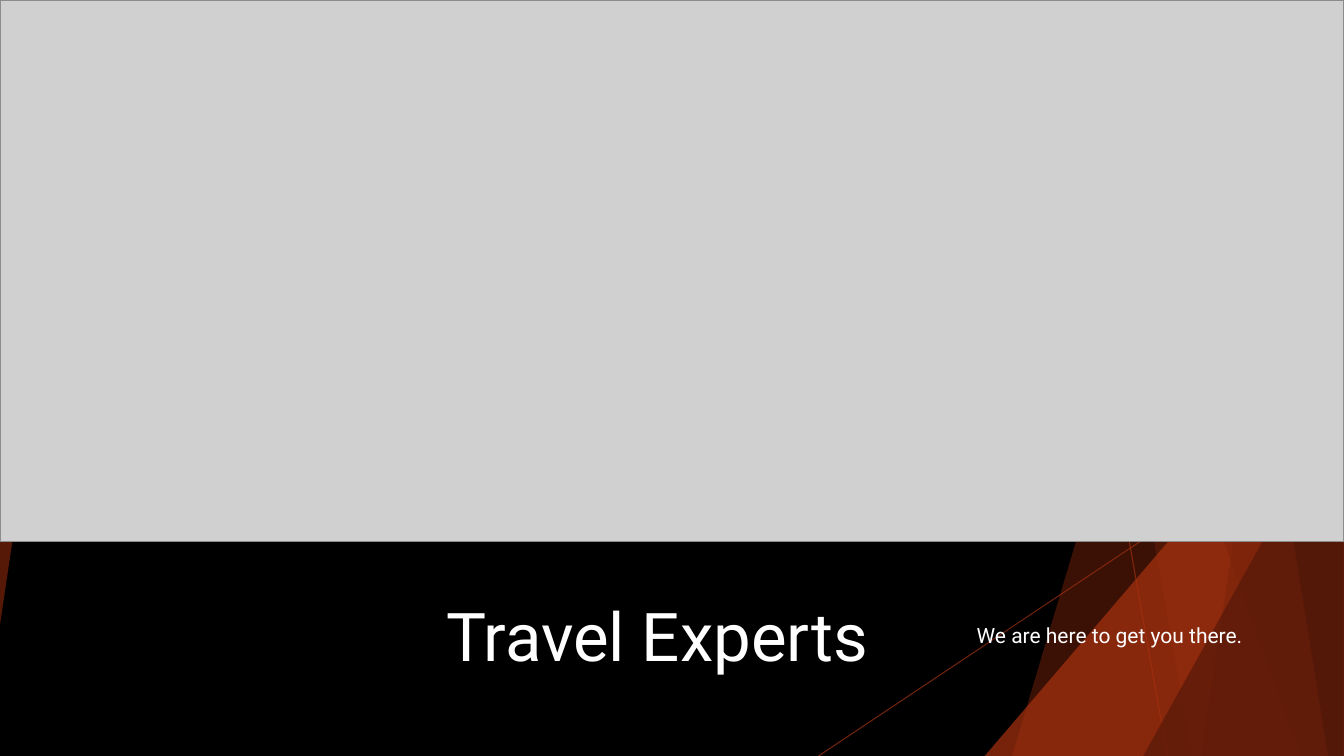
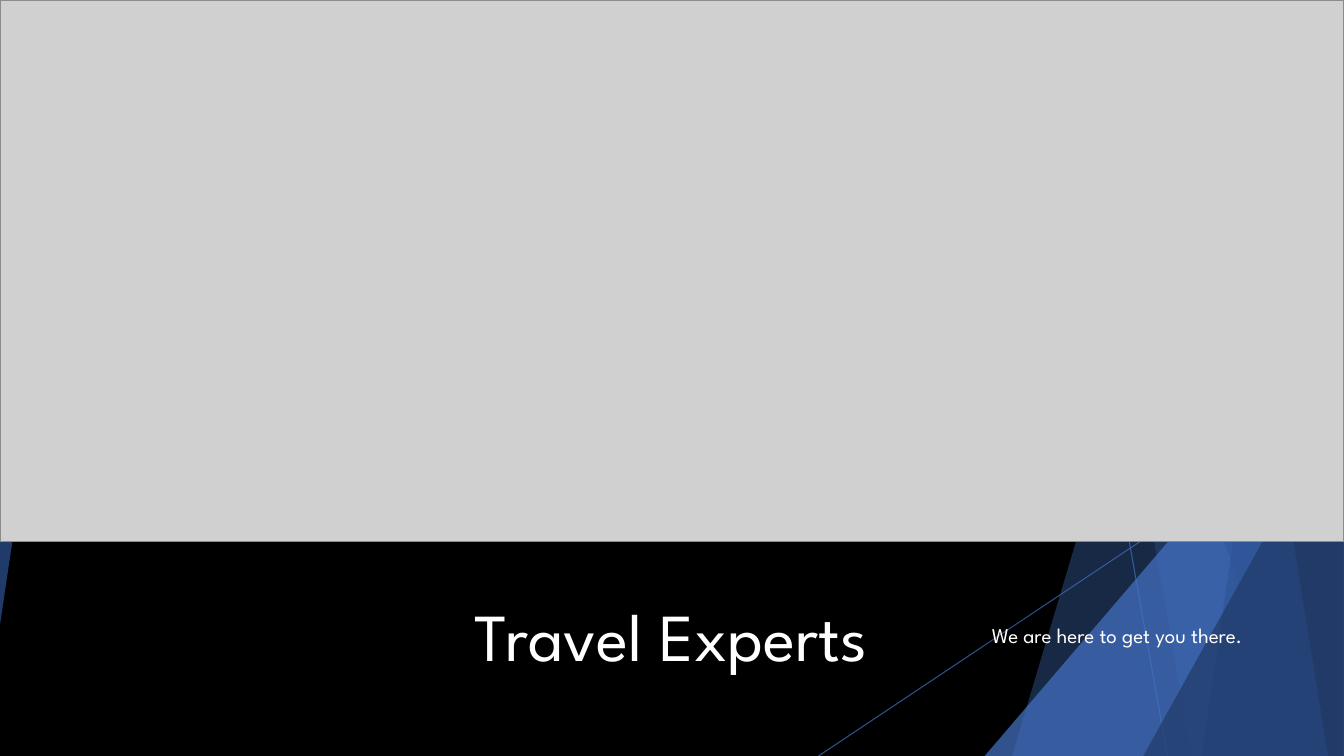
Before and after one commit to mbublitz1/TravelExperts, a slide deck: slide 1 of proposal.pptx. Drawn at 1344x756 pixels with LibreOffice and Linux fonts; fonts in the diff are those of the drawing; grey boxes stand for pictures. Boxes give left, top, right and bottom in pixels: in the first picture for what was removed or moved away, otherwise in the second. Text is boxed around its words. In the diff, an @@ line names an element or a change of style, - is before the commit and + after.

```diff
--- a/proposal.pptx
+++ b/proposal.pptx
@@ triangle at (0,0,93,625): fill #7C240B at 70% opacity to #2F5597 at 70% opacity @@
@@ freeform shape at (1012,0,1344,756): fill #A5300F at 36% opacity to #4472C4 at 36% opacity @@
@@ freeform shape at (1029,0,1344,756): fill #7C240B at 50% opacity to #2F5597 at 50% opacity @@
@@ line (1033, 0) - (1168, 756): stroke #A5300F 0.75 pt to #4472C4 0.75 pt @@
@@ freeform shape at (1059,0,1344,756): fill #A5300F at 20% opacity to #4472C4 at 20% opacity @@
@@ freeform shape at (1202,0,1344,756): fill #7C240B at 70% opacity to #2F5597 at 70% opacity @@
@@ freeform shape at (1206,0,1344,756): fill #521808 at 80% opacity to #203864 at 80% opacity @@
@@ triangle at (985,336,1344,756): fill #A5300F at 72% opacity to #4472C4 at 72% opacity @@
@@ line (1344, 406) - (819, 756): stroke #A5300F 0.75 pt to #4472C4 0.75 pt @@
@@ triangle at (1143,396,1344,756): fill #521808 at 66% opacity to #203864 at 66% opacity @@
@@ title "Travel Experts" at (475,614,868,675): font Roboto to League Spartan @@
@@ subtitle "We are here to get ..." at (992,622,1242,649): font Roboto to League Spartan @@
```
Also in this commit, not shown: 2 other slides changed, 2 slides added, 3 other files.
